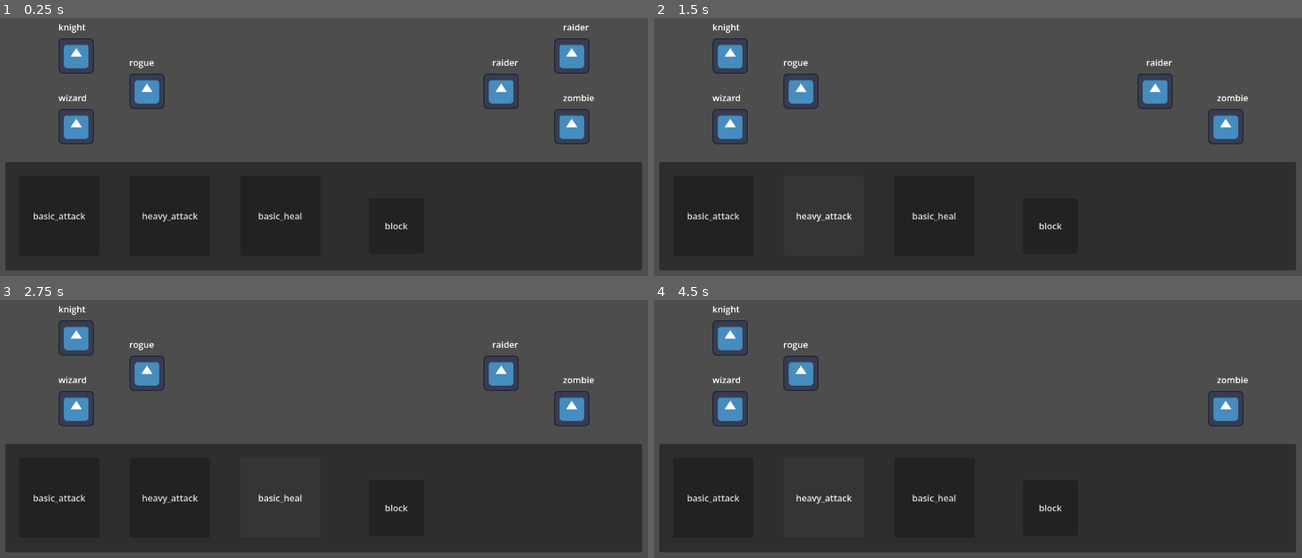
Above: before the commit, frames 1-4 (two rows, left to right).
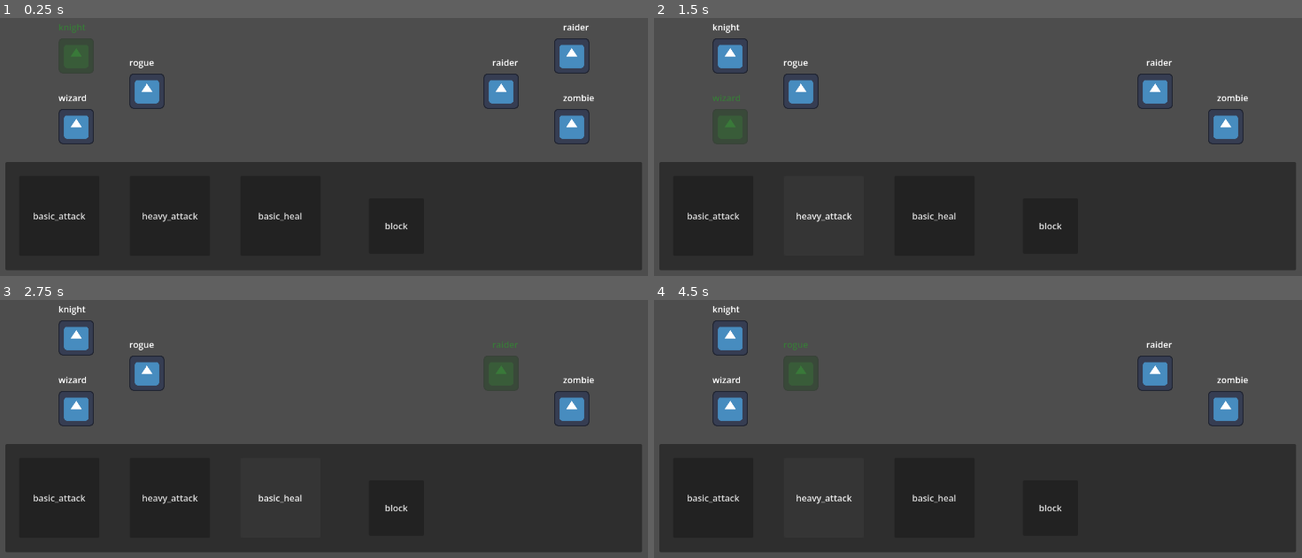
Above: after the commit, the same moments.

Repository: Kaeleb-Greene/dungeoneers-2
Game: Godot game, scene res://Scenes/dungeon.tscn
The game is run twice, just before and just after one commit, with the same random seed, the same clock (stepped at 60 frames per second) and the same inputs. The engine's default icon, where the game draws it, is replaced by a stand-in: a white triangle on a blue panel in a dark square.
Inputs:
- Up to frame 1 (0.25 s): no input
- Up to frame 2 (1.5 s): click "basic_attack" at 0.5 s; click "heavy_attack" at 1.25 s
- Up to frame 3 (2.75 s): click "basic_heal" at 2 s
- Up to frame 4 (4.5 s): click "block" at 2.75 s; click "basic_attack" at 3.5 s; click "heavy_attack" at 4.25 s

The runs differ from the first frame. In frame 1, 0.7% of the frame differs, in the area x 9-15%, y 2-22%; in frame 2, 0.7%; in frame 3, 0.7%; in frame 4, 1.3%, in the area x 19-81%, y 16-36%.

Commit message:
Turn-Based Combat AlphaV1.0
- Redesigned the card control script to be more efficient for adding new cards.
- Added an effective baseline structure for turn-based combat
- Added death handling for the party characters and enemies
- Added efficient room transitions
- Fixed several minor bugs
- Replaced all the await keywords and shifted to a system centered around a dynamic state machine.
- Removed the card_init() script and made the card_control() script hold the primary card database within an array structure within a dictionary for ease of use and centrality.

Diff:
--- a/Scripts/card_control.gd
+++ b/Scripts/card_control.gd
@@ -1,39 +1,99 @@
 extends Panel
 
-var CARD = preload("res://Scripts/card_init.gd").new()
+#Card type + Description
+var card_def: Dictionary = {
+	#Player
+	"basic_attack": ["attack", 4, "Attacks the enemy for 4 damage"],
+	"heavy_attack": ["attack", 8, "Attacks the enemy for 8 damage"],
+	"basic_heal": ["heal", 4, "Heals the target 4 health"],
+	#Monster
+	"bite": ["attack", 2, "Bites a party member inflicting 2 damage"],
+	"shoot_arrow": ["attack", 3, "Shoot an arror at a party member inflicting 2 damage"],
+	"rally": ["buff", 2, "Organizes other monsters raising their attack by 2"]
+	}
 
-@export var card_name: Array = ["basic_attack", "heavy_attack", "basic_heal"]
-var card_desc: Array = ["", "", ""]
+var card_order: Dictionary = {
+	"current_card_1": "basic_attack",
+	"current_card_2": "heavy_attack",
+	"current_card_3": "basic_heal"
+}
 
-var current_card_1: Array = []
-var current_card_2: Array = []
-var current_card_3: Array = []
+@onready var card_slots: Array = [
+	$CardSlot1,
+	$CardSlot2,
+	$CardSlot3
+]
 
 func _ready() -> void:
-	#handle card 1
-	current_card_1 = CARD.init(card_name[0])
-	if (current_card_1 != []):
-		$CardSlot1.text = card_name[0]
-		card_desc[0] = current_card_1[2]
+	update_card_slots()
 
-	#handle card 2
-	current_card_2 = CARD.init(card_name[1])
-	if (current_card_2 != []):
-		$CardSlot2.text = card_name[1]
-		card_desc[1] = current_card_2[2]
+func update_card_slots():
+	for i in range(card_slots.size()):
+		var order_key: String = "current_card_" + str(i+1)
+		var card_key: String = card_order.get(order_key, "")
 
-	#handle card 3
-	current_card_3 = CARD.init("basic_heal")
-	if (current_card_3 != []):
-		$CardSlot3.text = card_name[2]
-		card_desc[2] = current_card_3[2]
+		if card_def.has(card_key):
+			card_slots[i].text = str(card_key)
+		else:
+			card_slots[i].text = "No card assigned"
 
-func use_card(owner, target, index):
-	print(card_desc[index])
-	match card_name[index]:
-		"basic_attack":
-			target.health -= 4
-		"heavy_attack":
-			target.health -= 8
-		"basic_heal":
-			owner.health += 4
+#Returns the entire definition for a card
+func get_card_data(card_key) -> Array:
+	if (!card_def.has(card_key)):
+		push_warning("Card not found: "+str(card_key))
+		return []
+
+	return card_def[card_key]
+
+#Returns an individual card's type
+func get_card_type(card_key) -> String:
+	var data: Array = get_card_data(card_key)
+	if (data.is_empty()):
+		return ""
+
+	return String(data[0])
+
+#Returns an individual card's type
+func get_card_value(card_key) -> int:
+	var data: Array = get_card_data(card_key)
+	if (data.is_empty()):
+		return 0
+
+	return int(data[1])
+
+#Returns an individual card's type
+func get_card_desc(card_key) -> String:
+	var data: Array = get_card_data(card_key)
+	if (data.is_empty()):
+		return ""
+
+	return String(data[2])
+
+func use_card(card_key, target):
+	var card_type: String = get_card_type(card_key)
+	var effect_value: int = get_card_value(card_key)
+
+
+	match card_type:
+		"attack":
+			match card_key:
+				"basic_attack":
+					target.health -= effect_value
+				"heavy_attack":
+					target.health -= effect_value
+				"bite":
+					target.health -= effect_value
+				"shoot_arrow":
+					target.health -= effect_value
+		"heal":
+			match card_key:
+				"basic_heal":
+					target.health += effect_value
+				"mega_heal":
+					target.health += effect_value
+		"buff":
+			match card_key:
+				"rally":
+					pass
+		"debuff":
+			pass
--- a/Scripts/card_init.gd
+++ /dev/null
@@ -1,16 +0,0 @@
-extends Resource
-
-func init(card_name) -> Array:
-	# returns [card type, value, desc]
-	match card_name:
-		"basic_attack":
-			return ["attack", 4, "Attacks the enemy for 4 damage"]
-		"heavy_attack":
-			return ["attack", 8, "Attacks the enemy for 8 damage"]
-		"basic_heal":
-			return ["heal", 4, "Heals the target 4 health"]
-		"strength_up":
-			pass
-		"cleanse":
-			pass
-	return []
--- a/Scripts/combat_loop.gd
+++ b/Scripts/combat_loop.gd
@@ -13,23 +13,39 @@
 @onready var CARD_3: Button = get_node("/root/Dungeon/HUD/CardSlot3")
 @onready var CONTROL: Panel = get_node("/root/Dungeon/HUD")
 
-var active_character = null
-
-var turn_queue = []
-signal card_used
-var card_index: int = 0;
+enum CombatState {
+	IDLE,
+	PLAYER_INPUT,
+	ENEMY_DELAY
+}
+
+var combat_state: CombatState = CombatState.IDLE
 var combat_loop = true;
 
+var active_character: Node = null
+var turn_queue: Array[Node] = []
+var card_key: String
+
+var enemy_turn_timer: Timer
+
 func _ready() -> void:
+	#Create a timer for enemy turns
+	enemy_turn_timer = Timer.new()
+	enemy_turn_timer.wait_time = 1
+	enemy_turn_timer.one_shot = true
+	add_child(enemy_turn_timer)
+
+	enemy_turn_timer.timeout.connect(_on_enemy_turn_timer_timeout)
+
+	#Connect button presses
+	CARD_1.pressed.connect(on_button_press.bind(0))
+	CARD_2.pressed.connect(on_button_press.bind(1))
+	CARD_3.pressed.connect(on_button_press.bind(2))
+
 	init_new_room()
 
-	CARD_1.pressed.connect(on_button_press)
-	CARD_2.pressed.connect(on_button_press)
-	CARD_3.pressed.connect(on_button_press)
-
 	active_character = turn_queue[0]
-
-	play_turn()
+	start_current_turn()
 
 func init_new_room():
 	# party spawning
@@ -49,41 +65,192 @@
 		add_child(enemy)
 		turn_queue.append(enemy)
 
-func play_turn():
-	while combat_loop:
-		await card_used
-		print(card_index)
-		var target: Node = get_target()
-		if (is_instance_valid(target)):
-			CONTROL.use_card(active_character, target, card_index)
-		var new_index: int = (active_character.get_index() + 1) % turn_queue.size()
-		active_character = turn_queue[new_index]
-
-func on_button_press():
-	if (CARD_1.button_pressed):
-		card_index = 0;
-		card_used.emit()
-	if (CARD_2.button_pressed):
-		card_index = 1;
-		card_used.emit()
-	if (CARD_3.button_pressed):
-		card_index = 2;
-		card_used.emit()
-
-func get_target() -> Node:
+func get_next_character() -> Node:
+	turn_queue = turn_queue.filter(
+		func(character): return (is_instance_valid(character) && !character.is_queued_for_deletion())
+	)
+
+	if (turn_queue.is_empty()):
+		return null
+
+	var current_index = turn_queue.find(active_character)
+
+	if (current_index == -1):
+		return turn_queue[0]
+
+	var next_index = (current_index + 1) % turn_queue.size()
+	return turn_queue[next_index]
+
+func start_current_turn():
+	if !combat_loop:
+		return
+
+	#Find Active Character
+	active_character = get_valid_active_character()
+
+	if active_character == null:
+		combat_state = CombatState.IDLE
+		combat_loop = false
+		print("Combat has ended...")
+		return
+
+	var actor: Node = active_character
+
+	actor.modulate = Color(0, 1, 0, 0.25)
+
+	#PLAYER TURN
+	if actor.is_in_group("Party"):
+		combat_state = CombatState.PLAYER_INPUT
+		print("Waiting for player: ", actor.character_class)
+
+	#ENEMY TURN
+	if actor.is_in_group("Enemy"):
+		combat_state = CombatState.ENEMY_DELAY
+		print("Waiting for enemy: ", actor.type)
+		enemy_turn_timer.start()
+
+func get_valid_active_character() -> Node:
+	if (is_instance_valid(active_character)):
+		if (!active_character.is_queued_for_deletion()):
+			if (turn_queue.has(active_character)):
+				return active_character
+
+	return get_next_character()
+
+func on_button_press(index):
+	#Ingore input outside of player turn
+	if (combat_state != CombatState.PLAYER_INPUT):
+		return
+
+	if !is_instance_valid(active_character) || active_character.is_queued_for_deletion():
+		advance_turn()
+		return
+
+	#Get the card assigned to the clicked slot
+	var order_key: String = "current_card_" + str(index + 1)
+
+	card_key = CONTROL.card_order.get(order_key, "")
+
+	#Check is the slot contains a valid card
+	if card_key.is_empty():
+		push_error("No cards assigned to this slot.")
+		return
+
+	#Find an enemy to target
+	var target: Node = get_target("Enemy")
+
+	if (!is_instance_valid(target)):
+		push_error("No valid enemies to target.")
+		advance_turn()
+		return
+
+	#Use the selected card
+	CONTROL.use_card(card_key, target)
+
+	#Finish player turn
+	advance_turn()
+
+func _on_enemy_turn_timer_timeout():
+	#only count when in combat
+	if !combat_loop:
+		return
+
+	if combat_state != CombatState.ENEMY_DELAY:
+		return
+
+	#Verify the enemy still exists
+	if !is_instance_valid(active_character) || (active_character.is_queued_for_deletion()):
+		advance_turn()
+		return
+
+	var enemy: Node = active_character
+
+	#Find a valid target
+	var target: Node = get_target("Party")
+
+	if (!is_instance_valid(target)):
+		push_error("No valid targets.")
+		advance_turn()
+		return
+
+	#Choose an available monster card
+	var available_cards: int = enemy.get_available_cards()
+	print("Available Cards: "+str(available_cards))
+
+	if available_cards <= 0:
+		advance_turn()
+		return
+
+	var card_num: int = randi_range(1, available_cards)
+	var enemy_card_key: String = enemy.cards.get("card_"+str(card_num))
+
+	if (!enemy_card_key.is_empty):
+		print(enemy.type, " uses", enemy_card_key)
+		CONTROL.use_card(enemy_card_key, target)
+	else:
+		push_error("Enemy has no card assigned to slot", card_num)
+
+	advance_turn()
+
+func advance_turn():
+	#Cancel any currently active enemy action
+	if (is_instance_valid(enemy_turn_timer)):
+		enemy_turn_timer.stop()
+
+	#Restore the previous active character color
+	if (is_instance_valid(active_character)):
+		if (!active_character.is_queued_for_deletion()):
+			active_character.modulate = Color(1, 1, 1)
+
+	if (!combat_loop):
+		combat_state = CombatState.IDLE
+		return
+
+	#Select the next character and begin their turn
+	active_character = get_next_character()
+	start_current_turn()
+
+func get_target(target_affil) -> Node:
 	for target in turn_queue:
-		if (is_instance_valid(target)):
-			if target.is_in_group("Enemy"):
-				return target
+		if !is_instance_valid(target):
+			continue
+
+		if target.is_queued_for_deletion():
+			continue
+
+		if (target.is_in_group(target_affil)):
+			return target
+
 	return null
 
-func _process(delta: float):
+func clear_room():
+	combat_loop = false
+	combat_state = CombatState.IDLE
+
+	if (is_instance_valid(enemy_turn_timer)):
+		enemy_turn_timer.stop()
+
+	for character in turn_queue:
+		if is_instance_valid(character):
+			character.queue_free()
+
+	turn_queue.clear()
+	active_character = null
+	card_key = ""
+
+func _process(_delta: float):
+	if (Input.is_action_just_pressed("Debug_Quit")):
+		get_tree().quit()
+
 	if (Input.is_action_just_pressed("Debug_Increase_Current_Room")):
-		for child in get_children():
-			if (is_in_group("Party")):
-				queue_free()
-			elif (is_in_group("Enemy")):
-				queue_free()
+		clear_room()
+
 		dungeon_gen.current_level += 1;
 		print("Current Level: "+str(dungeon_gen.current_level))
+
+		dungeon_gen.reset_slots()
 		init_new_room()
+
+		active_character = turn_queue[0]
+		combat_loop = true
+		start_current_turn()
--- a/Scripts/dungeon_gen.gd
+++ b/Scripts/dungeon_gen.gd
@@ -15,6 +15,16 @@
 # holds the values that will determine what attribute the enemy will have
 var rooms: Array = ["crypt", "swamp", "cursed_tomb", "enchanted_library", "hellscape", "frozen_cavern", "dragons_den"]
 var room_type: String = "crypt"
+
+func reset_slots():
+	slots= {
+		"slot_1": null,
+		"slot_2": null,
+		"slot_3": null,
+		"slot_4": null,
+		"slot_5": null,
+		"slot_6": null
+	}
 
 #region CHARACTER INITIATION
 func character_spawn(id, character_class):
@@ -35,8 +45,13 @@
 	elif (slots["slot_3"] == null):
 		slot = 3
 		slots["slot_3"] = id;
-	id.slot = slot
-	return id
+	if (slot != 0):
+		id.slot = slot
+		return id
+	else:
+		push_error("Could not assign a slot to: "+str(character_class))
+		id.queue_free()
+		return null
 
 func get_character_stats(_class) -> Array:
 	# assigns different stats based on class type
@@ -105,13 +120,13 @@
 
 		#CRYPT
 		"skeleton":
-			return [4, 2, 0]
+			return [4, 2, 0, ["shoot_arrow", "shoot_arrow", "shoot_arrow"]]
 		"zombie":
-			return [6, 2, 0]
+			return [6, 2, 0, ["bite", "bite", "bite"]]
 		"raider":
-			return [10, randi_range(3, 4), 0]
+			return [10, randi_range(3, 4), 0, ["rally", "shoot_arrow", "shoot_arrow"]]
 		"mega_knight":
-			return [30, 3, 0]
+			return [30, 3, 0, ["mega_strike", "mega_strike", "mega_heal"]]
 
 		#SWAMP
 		"goblin":
@@ -191,6 +206,9 @@
 	id.health = stats[0]
 	id.attack = stats[1]
 	id.defense = stats[2]
+	id.cards["card_1"] = stats[3][0]
+	id.cards["card_2"] = stats[3][1]
+	id.cards["card_3"] = stats[3][2]
 	id.type = type;
 
 	# place the enemy in the correct slot
@@ -208,5 +226,9 @@
 		elif (slots["slot_6"] == null):
 			slot = 3
 			slots["slot_6"] = id;
-	id.slot = slot
+	if (slot != 0):
+		id.slot = slot
+	else:
+		push_error("Could not assign a slot to: "+str(type))
+		id.queue_free()
 #endregion
--- a/Scripts/enemy.gd
+++ b/Scripts/enemy.gd
@@ -15,13 +15,26 @@
 var attribute: String = "none"
 var type: String = ""
 
+var cards: Dictionary = {
+	"card_1": null,
+	"card_2": null,
+	"card_3": null
+}
+
 var slot: int = 0
 var active: bool = false;
+var is_dead: bool = false;
 
 func _ready() -> void:
 	update_position()
-	#debug_messages()
 	$Label.text = type
+
+func get_available_cards() -> int:
+	var card_counter: int = 0
+	for i in cards:
+		if (i != null):
+			card_counter += 1;
+	return card_counter
 
 func update_position() -> void:
 	#change the position of the enemy based on what slot they are in
@@ -37,6 +50,10 @@
 	print("Slot: "+str(slot)+"\n")
 
 func _process(_float) -> void:
-	if (health <= 0):
+	if (health <= 0) && (!is_dead):
+		is_dead = true
+
+		var dungeon: Node = get_parent()
+
+		dungeon.turn_queue.erase(self)
 		queue_free()
-		get_parent().turn_queue.erase(get_instance_id())
--- a/Scripts/party_character.gd
+++ b/Scripts/party_character.gd
@@ -11,6 +11,8 @@
 
 var character_class: String = "";
 var slot: int = 0;
+
+var is_dead: bool = false
 
 func _ready() -> void:
 	update_position()
@@ -28,6 +30,10 @@
 	print("Slot: "+str(slot)+"\n")
 
 func _process(_float) -> void:
-	if (health <= 0):
+	if (health <= 0) && (!is_dead):
+		is_dead = true
+
+		var dungeon: Node = get_parent()
+
+		dungeon.turn_queue.erase(self)
 		queue_free()
-		get_parent().turn_queue.erase(get_instance_id())
--- a/project.godot
+++ b/project.godot
@@ -12,14 +12,13 @@
 
 config/name="Dungeoneers2"
 run/main_scene="uid://cp04phtuxrkfe"
-config/features=PackedStringArray("4.6", "Forward Plus")
+config/features=PackedStringArray("4.7", "Forward Plus")
 config/icon="res://icon.svg"
 
 [display]
 
 window/size/viewport_width=1280
 window/size/viewport_height=720
-window/size/mode=3
 window/stretch/mode="viewport"
 
 [dotnet]
Not shown, changed: Assets/Placeholders/PlaceholderHub.png.import
Not shown, removed: Scripts/card_init.gd.uid
Renamed: Scenes/shopUpgrades.gd -> Scripts/shopUpgrades.gd
Renamed: Scenes/shopUpgrades.gd.uid -> Scripts/shopUpgrades.gd.uid
